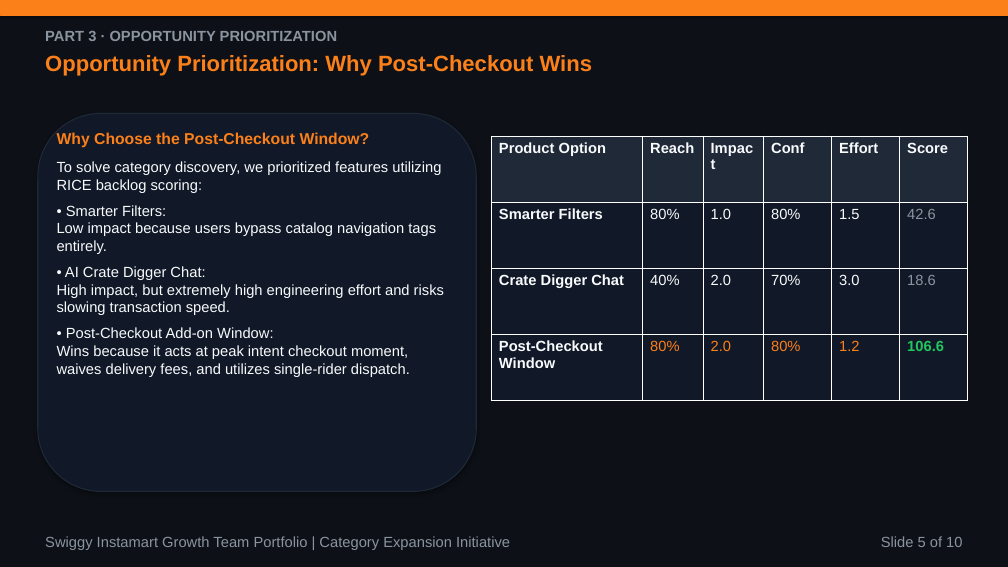
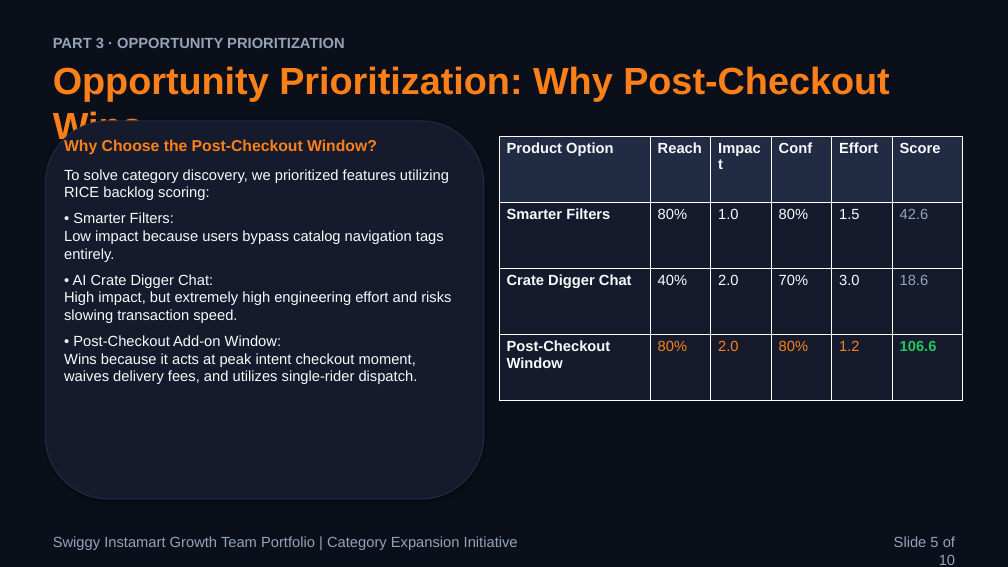
Before and after one commit to aashritamalviya1999/swiggy-instamart-discovery, a slide deck: slide 5 of NL Swiggy Instamart.pptx. Drawn at 1008x567 pixels with LibreOffice and Linux fonts; fonts in the diff are those of the drawing. Boxes give left, top, right and bottom in pixels: in the first picture for what was removed or moved away, otherwise in the second. Text is boxed around its words. In the diff, an @@ line names an element or a change of style, - is before the commit and + after.

Commit message:
Redesign slide decks to adhere strictly to premium design system guidelines and font size scales

```diff
--- a/NL Swiggy Instamart.pptx
+++ b/NL Swiggy Instamart.pptx
@@ rectangle at [0,0,1008,567]: fill #0D1117 to #0B0F19 @@
@@ rectangle removed at [0,0,1008,15] @@
@@ text "Opportunity Prioritization: Why Post-Checkout Wins": place and size @@
-text "Opportunity Prioritization: Why Post-Checkout Wins" at [45,55,592,76]
+text "Opportunity Prioritization: Why Post-Checkout Wins" at [53,66,890,147]
@@ text "Opportunity Prioritization: Why Post-Checkout Wins" at [53,66,890,147]: size 21 to 36 pt @@
@@ text "PART 3 · OPPORTUNITY PRIORITIZATION": place and size @@
-text "PART 3 · OPPORTUNITY PRIORITIZATION" at [45,31,337,41]
+text "PART 3 · OPPORTUNITY PRIORITIZATION" at [53,38,344,48]
@@ rounded rectangle: place and size @@
-rounded rectangle at [38,113,476,492]
+rounded rectangle at [45,121,484,499]
@@ rounded rectangle at [45,121,484,499]: fill #111827 to #151B2C; outline #1F2937 1 pt to #222B44 1 pt @@
@@ text "Why Choose the Post-Checkout Window?": place and size @@
-text "Why Choose the Post-Checkout Window?" at [57,132,444,377]
+text "Why Choose the Post-Checkout Window?" at [64,139,451,384]
@@ table at [499,136,963,401] @@
@@ fill #1F2937 to #222B44 in row 1 @@
@@ fill #111827 to #151B2C in 18 cells @@
@@ text colour #8B949E to #94A3B8 in "42.6", "18.6" @@
@@ table: place and size @@
-table at [492,136,968,401]
+table at [499,136,963,401]
@@ text "Swiggy Instamart Growth Team Portfolio ...": place and size @@
-text "Swiggy Instamart Growth Team Portfolio ..." at [45,536,510,550]
+text "Swiggy Instamart Growth Team Portfolio ..." at [53,536,518,550]
@@ text colour #8B949E to #94A3B8 in 3 elements at [53,536,518,550], [53,38,344,48], [894,536,955,565] @@
```
Also in this commit, not shown: 9 other slides changed, 3 other files.
